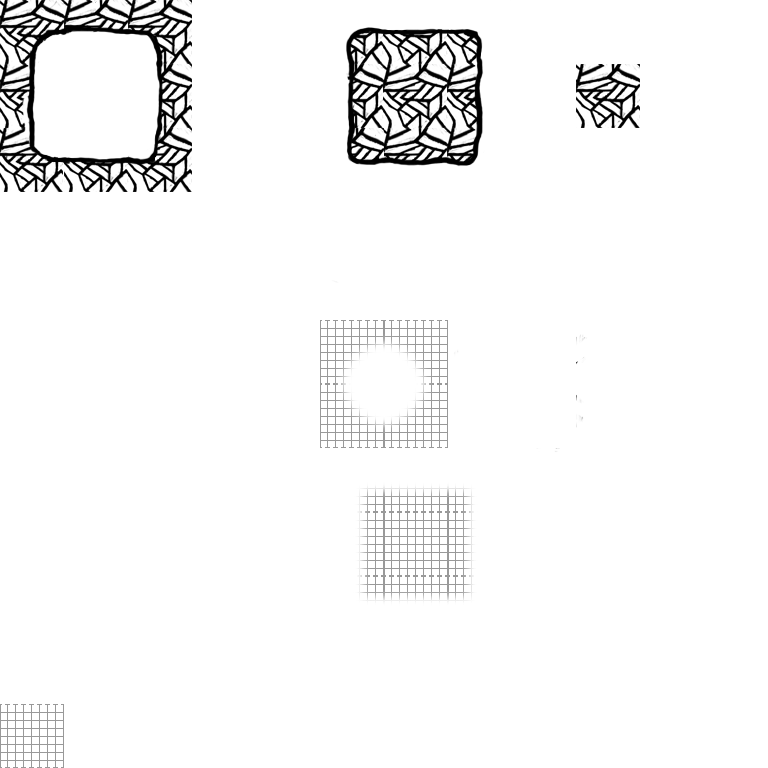
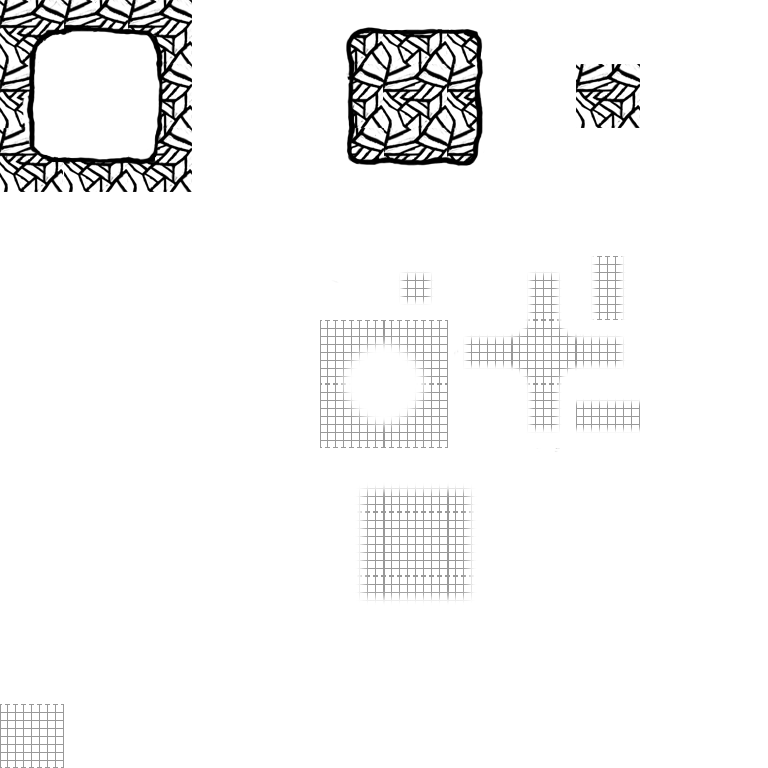
Revision of a layered 768x768 image; what changed, layer by layer:
added layer "Layer 9" above "Layer 10 copy" over box(399, 271, 433, 305)
added layer "Layer 10 copy" above "Layer 10" over box(576, 396, 640, 433)
added layer "Layer 10" above "Layer 8" over box(591, 256, 625, 320)
added layer "Layer 8" above "Lighting BK" over box(463, 268, 628, 433)
painted on "Pattern" over box(576, 334, 588, 426)
